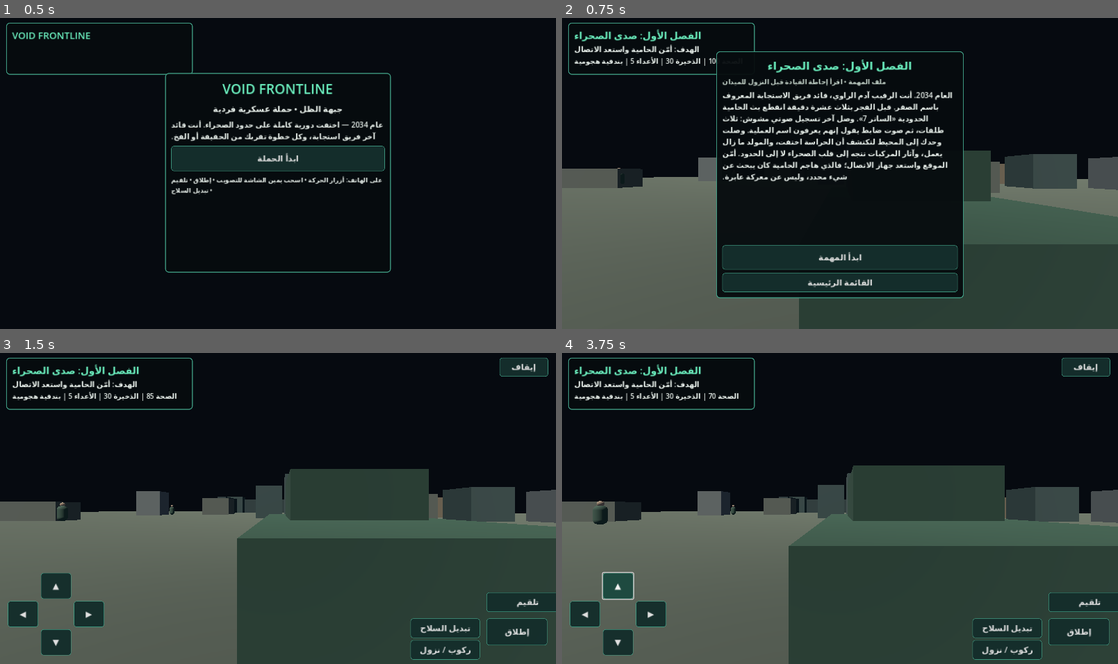
Above: before the commit, frames 1-4 (two rows, left to right).
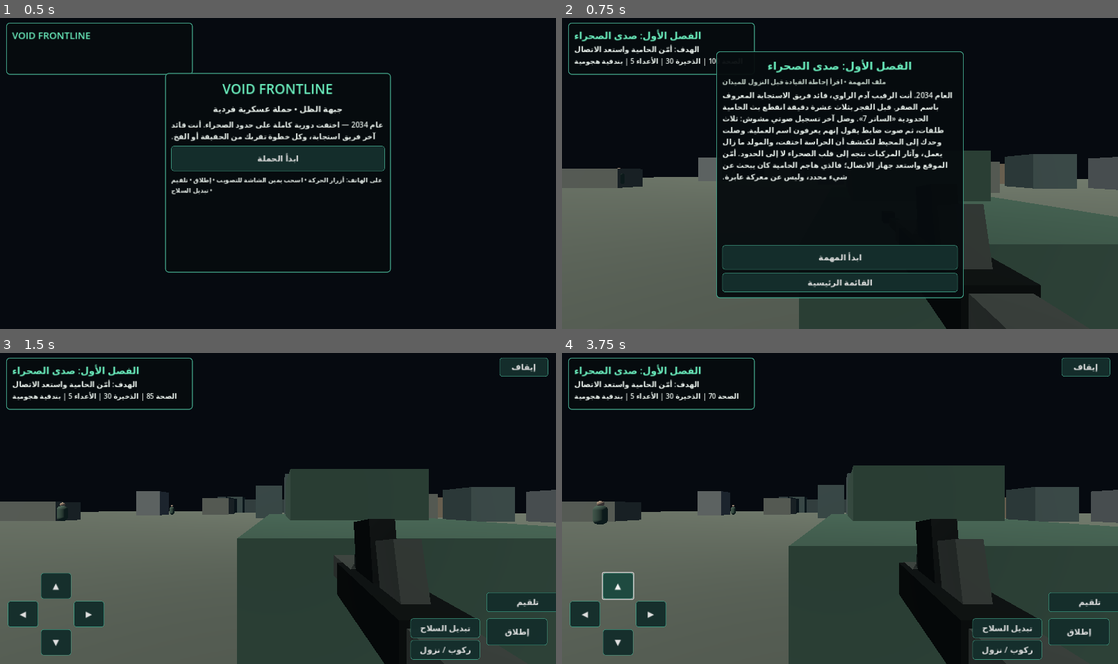
Above: after the commit, the same moments.

Repository: i7m18/-VOID-AI
Game: Godot game, scene res://scenes/main.tscn
Same seed, same stepped clock (60 frames per second), same inputs: the game is played once before the commit and once after it.
Inputs:
- Up to frame 1 (0.5 s): no input
- Up to frame 2 (0.75 s): click "ابدأ الحملة" at 0.5 s
- Up to frame 3 (1.5 s): click "ابدأ المهمة" at 1.25 s
- Up to frame 4 (3.75 s): click "◀" at 2 s; click "▶" at 2.75 s; click "▲" at 3.5 s

Frame 1 is identical in both runs. In frame 2, 2.2% of the frame differs, in the area x 65-87%, y 59-100%; in frame 3, 3.9%; in frame 4, 4.1%, in the area x 60-86%, y 53-100%.

Commit message:
Add first-person 3D weapon models and distinct weapon silhouettes

Diff:
--- a/fps-game/scripts/player.gd
+++ b/fps-game/scripts/player.gd
@@ -16,6 +16,7 @@
 var in_vehicle := false
 var camera: Camera3D
 var ray: RayCast3D
+var weapon_model: Node3D
 var fire_timer := 0.0
 var reload_token := 0
 
@@ -36,6 +37,68 @@
  ray.enabled=true
  ray.add_exception(self)
  camera.add_child(ray)
+ _build_weapon_model()
+
+func _build_weapon_model() -> void:
+ weapon_model = Node3D.new()
+ weapon_model.name = "WeaponModel"
+ weapon_model.position = Vector3(0.30,-0.27,-0.58)
+ camera.add_child(weapon_model)
+ _update_weapon_model()
+
+func _add_weapon_part(mesh: Mesh, position_value: Vector3, material: Material, rotation_value: Vector3=Vector3.ZERO) -> void:
+ var part := MeshInstance3D.new()
+ part.mesh = mesh
+ part.position = position_value
+ part.rotation = rotation_value
+ part.material_override = material
+ weapon_model.add_child(part)
+
+func _update_weapon_model() -> void:
+ if not is_instance_valid(weapon_model): return
+ for child in weapon_model.get_children():
+  child.free()
+ var dark := StandardMaterial3D.new()
+ dark.albedo_color = Color(0.075,0.09,0.085)
+ dark.metallic = 0.48
+ dark.roughness = 0.42
+ var metal := StandardMaterial3D.new()
+ metal.albedo_color = Color(0.19,0.22,0.20)
+ metal.metallic = 0.68
+ metal.roughness = 0.32
+ var grip_mat := StandardMaterial3D.new()
+ grip_mat.albedo_color = Color(0.12,0.14,0.12)
+ grip_mat.roughness = 0.92
+ var body_mesh := BoxMesh.new()
+ body_mesh.size = Vector3(0.15,0.12,0.40 if weapon_index != 2 else 0.48)
+ _add_weapon_part(body_mesh,Vector3(0,0,0),dark)
+ var barrel_mesh := BoxMesh.new()
+ barrel_mesh.size = Vector3(0.045,0.045,0.38 if weapon_index != 2 else 0.62)
+ _add_weapon_part(barrel_mesh,Vector3(0,-0.005,-0.37 if weapon_index != 2 else -0.51),metal)
+ var stock_mesh := BoxMesh.new()
+ stock_mesh.size = Vector3(0.12,0.09,0.21)
+ _add_weapon_part(stock_mesh,Vector3(0,0,0.27),grip_mat)
+ var grip_mesh := BoxMesh.new()
+ grip_mesh.size = Vector3(0.065,0.16,0.09)
+ _add_weapon_part(grip_mesh,Vector3(0,0.11,0.08),grip_mat,Vector3(deg_to_rad(-12),0,0))
+ var magazine_mesh := BoxMesh.new()
+ magazine_mesh.size = Vector3(0.075,0.18,0.12 if weapon_index != 2 else 0.16)
+ _add_weapon_part(magazine_mesh,Vector3(0,0.14,-0.055),dark,Vector3(deg_to_rad(-8),0,0))
+ var handguard_mesh := BoxMesh.new()
+ handguard_mesh.size = Vector3(0.105,0.09,0.22)
+ _add_weapon_part(handguard_mesh,Vector3(0,0.015,-0.22),grip_mat)
+ var sight_mesh := BoxMesh.new()
+ sight_mesh.size = Vector3(0.055,0.045,0.07)
+ _add_weapon_part(sight_mesh,Vector3(0,0.082,-0.11),metal)
+ if weapon_index == 2:
+  var scope := CylinderMesh.new()
+  scope.top_radius = 0.055
+  scope.bottom_radius = 0.055
+  scope.height = 0.31
+  _add_weapon_part(scope,Vector3(0,0.105,-0.10),dark,Vector3(deg_to_rad(90),0,0))
+ var muzzle := BoxMesh.new()
+ muzzle.size = Vector3(0.064,0.064,0.07)
+ _add_weapon_part(muzzle,Vector3(0,-0.005,-0.69 if weapon_index != 2 else -0.85),dark)
 
 func _unhandled_input(event: InputEvent) -> void:
  if event is InputEventKey and event.pressed:
@@ -107,6 +170,7 @@
 
 func _set_weapon(index: int) -> void:
  weapon_index=clampi(index,0,WEAPON_NAMES.size()-1)
+ _update_weapon_model()
  reloading=false
  reload_token+=1
  _update_hud()
